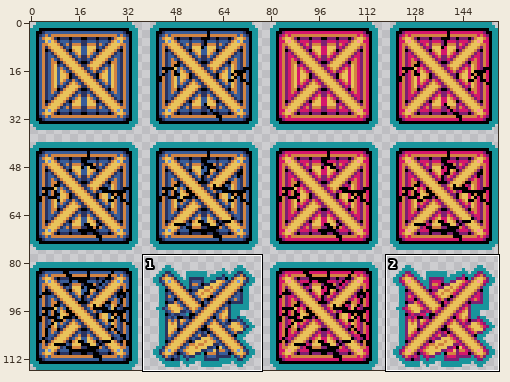
One commit to this sprite sheet: assets/sprites/boxes.png. Above, an overview of the earlier version with the close-up marked.
Close-up. First the earlier version:
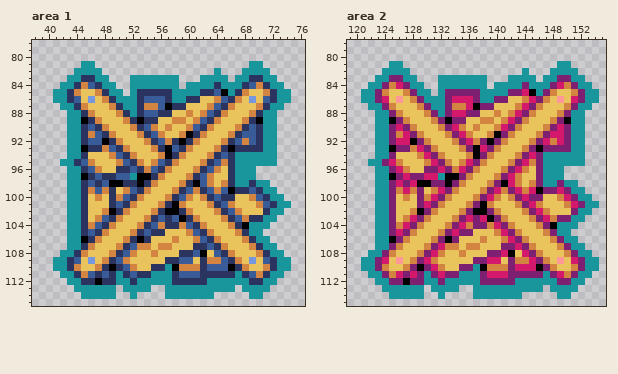
The file is 156x116 pixels. Shown: area 1: x 38..76, y 78..115; area 2: x 119..155, y 78..115.
After the commit:
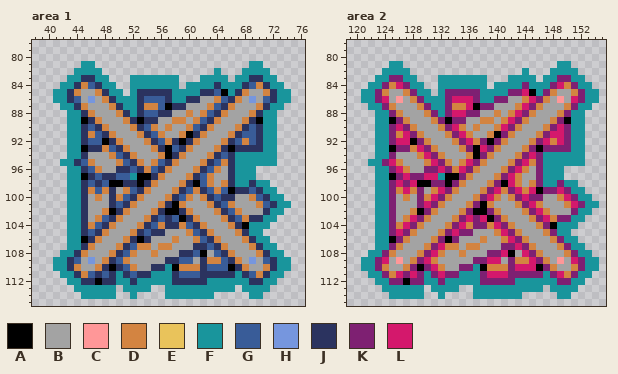
Palette (. is transparent): A #000000  B #a3a3a3  C #ff9798  D #d38441  E #e9c35b  F #19959c  G #395c98  H #7696de  J #2b335f  K #7e2072  L #d4186c
Commit message: ajustes nas sprites das boxes destruídas( boxes queimadas)
Diff:
Area 1:
The author changed colour E to colour B in row 85 at x 45 to 46 and 69 to 70; in row 86 at x 45, 47, 62 to 63, 68 and 70; in row 87 at x 46 to 48, 60 to 62 and 67 to 69; in row 88 at x 47 to 49, 58 to 59, 61 and 66 to 68; in row 89 at x 48 to 50, 56 to 57, 60 and 65 to 67; in row 90 at x 49 to 51, 56, 58 to 59 and 64 to 66.
The author changed colour E to colour B in row 91 at x 50 to 52, 57 to 58 and 63 to 65; in row 92 at x 51 to 53 and 62 to 64; in row 93 at x 52 to 54 and 61 to 63; in row 94 at x 46 to 48, 53 to 55 and 60 to 62; in row 95 at x 47 to 49, 54 and 59 to 61; in row 96 at x 48 to 49, 58 to 60 and 65.
The author changed colour E to colour B in row 97 at x 57 to 59 and 64 to 65; in row 98 at x 56 to 58 and 64; in row 99 at x 50 and 55 to 57; in row 100 at x 46, 48, 54 to 56, 61 and 67 to 68; in row 101 at x 46 to 48, 53 to 55, 60 to 62 and 67 to 69; in row 102 at x 46 to 47, 52 to 54, 61 to 63 and 68 to 70.
The author changed colour E to colour B in row 103 at x 46, 51 to 53 and 62 to 64; in row 104 at x 50 to 52 and 63 to 65; in row 105 at x 49 to 51, 57 to 59 and 64 to 66; in row 106 at x 48 to 50, 55 to 57, 59 to 60 and 65 to 67; in row 107 at x 47 to 49, 55, 58 to 60 and 66 to 68; in row 108 at x 46 to 48, 53 to 54, 56 to 58, 63 and 67 to 69.
The author changed colour E to colour B in row 109 at x 45, 47, 52 to 56, 61, 68 and 70; in row 110 at x 45 to 46, 53 to 54 and 69 to 70.
Area 2:
The author changed colour E to colour B in row 85 at x 125 to 126 and 149 to 150; in row 86 at x 125, 127, 142 to 143, 148 and 150; in row 87 at x 126 to 128, 140 to 142 and 147 to 149; in row 88 at x 127 to 129, 138 to 139, 141 and 146 to 148; in row 89 at x 128 to 130, 136 to 137, 140 and 145 to 147; in row 90 at x 129 to 131, 136, 138 to 139 and 144 to 146.
The author changed colour E to colour B in row 91 at x 130 to 132, 137 to 138 and 143 to 145; in row 92 at x 131 to 133 and 142 to 144; in row 93 at x 132 to 134 and 141 to 143; in row 94 at x 126 to 128, 133 to 135 and 140 to 142; in row 95 at x 127 to 129, 134 and 139 to 141; in row 96 at x 128 to 129, 138 to 140 and 145.
The author changed colour E to colour B in row 97 at x 137 to 139 and 144 to 145; in row 98 at x 136 to 138 and 144; in row 99 at x 130 and 135 to 137; in row 100 at x 126, 128, 134 to 136, 141 and 147 to 148; in row 101 at x 126 to 128, 133 to 135, 140 to 142 and 147 to 149; in row 102 at x 126 to 127, 132 to 134, 141 to 143 and 148 to 150.
The author changed colour E to colour B in row 103 at x 126, 131 to 133 and 142 to 144; in row 104 at x 130 to 132 and 143 to 145; in row 105 at x 129 to 131, 137 to 139 and 144 to 146; in row 106 at x 128 to 130, 135 to 137, 139 to 140 and 145 to 147; in row 107 at x 127 to 129, 135, 138 to 140 and 146 to 148; in row 108 at x 126 to 128, 133 to 134, 136 to 138, 143 and 147 to 149.
The author changed colour E to colour B in row 109 at x 125, 127, 132 to 136, 141, 148 and 150; in row 110 at x 125 to 126, 133 to 134 and 149 to 150.
